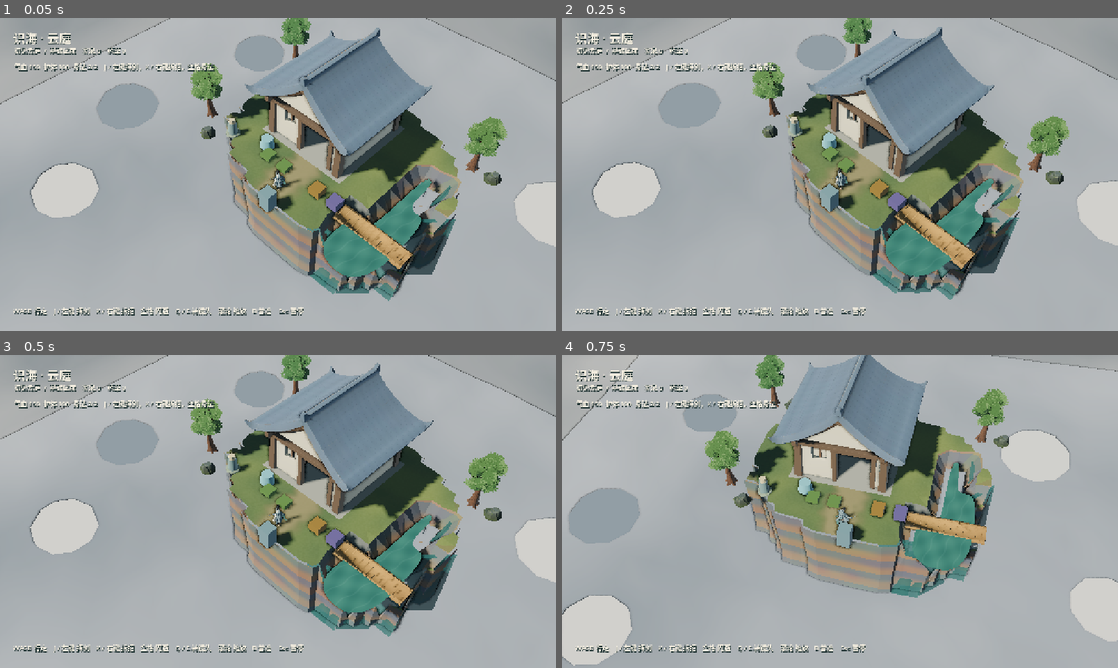
Above: before the commit, frames 1-4 (two rows, left to right).
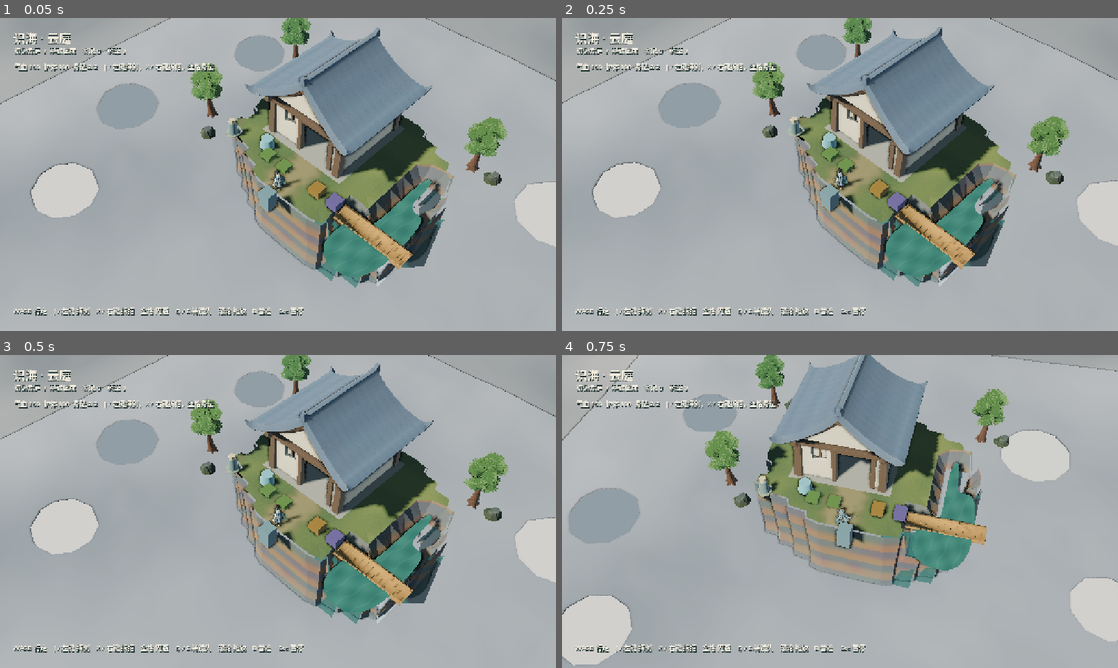
Above: after the commit, the same moments.

Repository: YI1219/Idle_and_incremental_game
Game: Godot game, scene res://scenes/play.tscn
Same seed, same stepped clock (60 frames per second), same inputs: the game is played once before the commit and once after it.
Inputs (mouse positions are in pixels of both pictures, inside the frame that each line leads up to):
- Up to frame 1 (0.05 s): no input
- Up to frame 2 (0.25 s): no input
- Up to frame 3 (0.5 s): no input
- Up to frame 4 (0.75 s): tap Enter at 0.5 s; move the mouse to (962, 495) at 0.52 s; hold D (move_right) from 0.53 s (still down); hold Q (camera_left) from 0.53 s (still down); click (962, 495) at 0.67 s

The runs differ from the first frame. In frame 1, 5.0% of the frame differs, in the area x 40-83%, y 24-91%; in frame 2, 5.0%; in frame 3, 5.0%; in frame 4, 5.5%, in the area x 32-78%, y 20-78%.

Commit message:
Keep capture on the courtyard and stamp a rounder island.
Disable the doorway/explore trigger during screenshots and aim the
play rig with pan so shots stop falling into the void. Tighten the
starter blob so default coasts read as ovals, not rounded boxes.

Co-authored-by: YI <YI1219@users.noreply.github.com>

Diff:
--- a/scripts/world/heightfield.gd
+++ b/scripts/world/heightfield.gd
@@ -373,7 +373,7 @@
 			var nz := (mid.y - center.y) / rz
 			var nse := _hash2(mid.x * 0.27 + float(seed), mid.y * 0.31)
 			var d := pow(absf(nx), 2.15) + pow(absf(nz), 2.15)
-			if d > 0.72 + (nse.x - 0.5) * 0.28:
+			if d > 0.56 + (nse.x - 0.5) * 0.34:
 				set_land(cx, cz, false)
 	_clamp_all_land()
 	rim_shift.clear()
@@ -480,7 +480,7 @@
 			var nidx := cell_index(cx + dx, cz + dz)
 			if nidx >= 0 and nidx < keep.size() and keep[nidx] != 0:
 				land_n += 1
-	return land_n >= 7
+	return land_n >= 8
 
 
 func _mask_loops() -> Array:
--- a/tests/capture_heightfield.gd
+++ b/tests/capture_heightfield.gd
@@ -5,6 +5,7 @@
 const HeightfieldMesh := preload("res://scripts/world/heightfield_mesh.gd")
 const OUT := "res://art/review/heightfield/2026-10-02"
 const ARTIFACTS := "/opt/cursor/artifacts"
+const SAFE := Vector3(2.4, 0.0, 1.8)
 
 func _initialize() -> void:
 	call_deferred("run")
@@ -18,8 +19,7 @@
 	await RenderingServer.frame_post_draw
 	var img := root.get_texture().get_image()
 	img.save_png(path)
-	var name := String(path).get_file()
-	img.save_png(ARTIFACTS + "/" + name)
+	img.save_png(ARTIFACTS + "/" + String(path).get_file())
 	print("wrote ", path)
 
 func run() -> void:
@@ -29,9 +29,7 @@
 	var scene: Node = load("res://scenes/play.tscn").instantiate()
 	root.add_child(scene)
 	await frames(40)
-	var space_state := root.get_node_or_null("SpaceState")
-	if space_state:
-		space_state.space_id = "outside"
+	_lock_courtyard()
 	var rig: Node3D = get_first_node_in_group("camera_rig")
 	var builder: Node3D = get_first_node_in_group("sandbox_builder")
 	var island: Node3D = get_first_node_in_group("island_shell")
@@ -41,22 +39,23 @@
 		builder.set_active(false)
 	if player:
 		player.visible = true
+		player.set_physics_process(false)
 	terrain.flush_rebuild()
 	_restore_pitch(rig)
-	_play_view(rig, player, Vector3(0.6, 0.0, 3.2), 22.0, 1)
+	_look(rig, player, Vector3(0.6, 0.0, 0.8), 22.0, 1)
 	await shot(OUT + "/overview.png")
 
 	_sculpt_demo(terrain)
 	terrain.flush_rebuild()
 	await frames(8)
 
-	_play_view(rig, player, Vector3(-4.2, 0.0, 2.4), 9.0, 2)
+	_look(rig, player, Vector3(-3.6, 0.0, 1.5), 8.5, 2)
 	await shot(OUT + "/closeup_slope.png")
 
-	_play_view(rig, player, Vector3(1.4, 0.0, -3.6), 10.0, 6)
+	_look(rig, player, Vector3(-1.2, 0.0, -3.6), 10.0, 6)
 	await shot(OUT + "/lake.png")
 
-	_play_view(rig, player, Vector3(0.2, 0.0, 4.2), 10.0, 0)
+	_look(rig, player, Vector3(2.6, 0.0, -1.0), 9.5, 7)
 	await shot(OUT + "/hole_waterfall.png")
 
 	if builder:
@@ -64,19 +63,20 @@
 		builder.commit_place("tree", Vector2i(-3, -5))
 		builder.set_active(false)
 	terrain.flush_rebuild()
-	_play_view(rig, player, Vector3(-3.0, 0.0, -4.8), 10.0, 5)
+	_look(rig, player, Vector3(-2.6, 0.0, -4.6), 10.0, 5)
 	await shot(OUT + "/placed_building.png")
 
-	_low_side(rig, player, Vector3(5.4, 0.0, 1.0), 15.0, 2)
+	_low_side(rig, Vector3(8.6, 0.9, 3.2), Vector3(0.4, -1.6, 0.6), 36.0)
 	await shot(OUT + "/low_side.png")
+	rig.set_physics_process(true)
 	_restore_pitch(rig)
 
-	_side_view(rig, player, Vector3(-10.0, -1.2, 8.0), Vector3(0.4, -2.8, 0.4), 40.0)
+	_low_side(rig, Vector3(-9.5, -1.4, 7.5), Vector3(0.3, -2.6, 0.5), 40.0)
 	await shot(OUT + "/underside.png")
+	rig.set_physics_process(true)
+	_restore_pitch(rig)
 	if player:
 		player.visible = true
-	rig.set_physics_process(true)
-	_restore_pitch(rig)
 
 	var playable: Dictionary = terrain.heightfield_stats()
 	_print_stats("playable", playable)
@@ -89,7 +89,7 @@
 	await frames(8)
 	var large: Dictionary = terrain.heightfield_stats()
 	_print_stats("4x island", large)
-	_play_view(rig, player, Vector3(0.0, 0.0, 2.0), 28.0, 1)
+	_look(rig, player, Vector3(0.0, 0.0, 0.5), 28.0, 1)
 	await shot(OUT + "/large_island.png")
 
 	var offsets := [
@@ -106,9 +106,19 @@
 	await frames(8)
 	var multi: Dictionary = terrain.heightfield_stats()
 	_print_stats("4x + 7 satellites", multi)
-	_play_view(rig, player, Vector3(0.0, 0.0, 2.0), 32.0, 1)
+	_look(rig, player, Vector3(0.0, 0.0, 0.5), 34.0, 1)
 	await shot(OUT + "/multi_island.png")
 	quit()
+
+
+func _lock_courtyard() -> void:
+	var space_state := root.get_node_or_null("SpaceState")
+	if space_state:
+		space_state.space_id = "outside"
+	var space := get_first_node_in_group("space_controller")
+	if space:
+		space.set_physics_process(false)
+		space.set_process(false)
 
 
 func _blob_cells(center: Vector2i, rx: int, rz: int, seed: int) -> Array[Vector2i]:
@@ -118,43 +128,38 @@
 			var nx := float(x - center.x) / float(maxi(rx, 1))
 			var nz := float(z - center.y) / float(maxi(rz, 1))
 			var nse := Heightfield._hash2(float(x) * 0.37 + float(seed), float(z) * 0.29)
-			if pow(absf(nx), 2.1) + pow(absf(nz), 2.1) <= 0.92 + (nse.x - 0.5) * 0.22:
+			if pow(absf(nx), 2.1) + pow(absf(nz), 2.1) <= 0.88 + (nse.x - 0.5) * 0.26:
 				out.append(Vector2i(x, z))
 	return out
 
 
-func _play_view(rig: Node3D, player: Node3D, at: Vector3, distance: float, yaw_index: int = 1) -> void:
-	if player:
-		var y := 0.0
-		var island: Node3D = get_first_node_in_group("island_shell")
-		if island and island.terrain and island.terrain.has_method("sample_height"):
-			var h: float = island.terrain.sample_height(at)
-			if is_finite(h):
-				y = h
-		player.global_position = Vector3(at.x, y, at.z)
-		player.visible = true
+func _park_player(player: Node3D) -> void:
+	if player == null:
+		return
+	var y := 0.0
+	var island: Node3D = get_first_node_in_group("island_shell")
+	if island and island.terrain and island.terrain.has_method("sample_height"):
+		var h: float = island.terrain.sample_height(SAFE)
+		if is_finite(h):
+			y = h
+	player.global_position = Vector3(SAFE.x, y, SAFE.z)
+	player.visible = true
+
+
+func _look(rig: Node3D, player: Node3D, subject: Vector3, distance: float, yaw_index: int) -> void:
+	_park_player(player)
+	rig.set_physics_process(true)
 	rig._yaw_index = yaw_index
 	rig._distance = distance
-	rig._pan_goal = Vector3.ZERO
-	rig.snap_to_target()
+	var pan := Vector3(subject.x - SAFE.x, 0.0, subject.z - SAFE.z)
+	rig._pan_goal = pan
+	rig._smooth_pan = pan
+	rig._panning = false
 	for i in 8:
 		rig._apply(true)
 
 
-func _low_side(rig: Node3D, player: Node3D, at: Vector3, distance: float, yaw_index: int) -> void:
-	rig.near_pitch_deg = 16.0
-	rig.pitch_deg = 18.0
-	rig.far_pitch_deg = 20.0
-	_play_view(rig, player, at, distance, yaw_index)
-
-
-func _restore_pitch(rig: Node3D) -> void:
-	rig.near_pitch_deg = 38.0
-	rig.pitch_deg = 50.0
-	rig.far_pitch_deg = 58.0
-
-
-func _side_view(rig: Node3D, player: Node3D, from: Vector3, look: Vector3, fov: float) -> void:
+func _low_side(rig: Node3D, from: Vector3, look: Vector3, fov: float) -> void:
 	rig.set_physics_process(false)
 	var cam := rig.get_node_or_null("Camera3D") as Camera3D
 	if cam == null:
@@ -166,8 +171,15 @@
 	cam.near = 1.2
 	cam.far = 240.0
 	cam.make_current()
+	var player: Node3D = get_first_node_in_group("player")
 	if player:
 		player.visible = false
+
+
+func _restore_pitch(rig: Node3D) -> void:
+	rig.near_pitch_deg = 38.0
+	rig.pitch_deg = 50.0
+	rig.far_pitch_deg = 58.0
 
 
 func _sculpt_demo(terrain: Node3D) -> void:
@@ -177,10 +189,10 @@
 	var field = main.field
 	field.apply_brush("raise", Vector3(-3.2, 0.0, 1.2), 2.4, 1.6, true)
 	field.apply_brush("raise", Vector3(-3.6, 0.0, 1.6), 1.4, 1.2, true)
-	for p in [Vector3(1.2, 0.0, -3.4), Vector3(1.6, 0.0, -3.0), Vector3(0.8, 0.0, -3.0)]:
-		field.apply_brush("lower", p, 1.3, 1.1, true)
+	for p in [Vector3(-1.2, 0.0, -3.6), Vector3(-0.8, 0.0, -3.2), Vector3(-1.6, 0.0, -3.2)]:
+		field.apply_brush("lower", p, 1.35, 1.15, true)
 	for _i in 6:
-		field.apply_brush("lower", Vector3(0.4, 0.0, 2.8), 1.0, 1.4, true)
+		field.apply_brush("lower", Vector3(2.6, 0.0, -1.0), 1.0, 1.4, true)
 	field.apply_coast_smooth()
 	var span := HeightfieldMesh.chunk_range(field)
 	var t0 := Time.get_ticks_usec()
